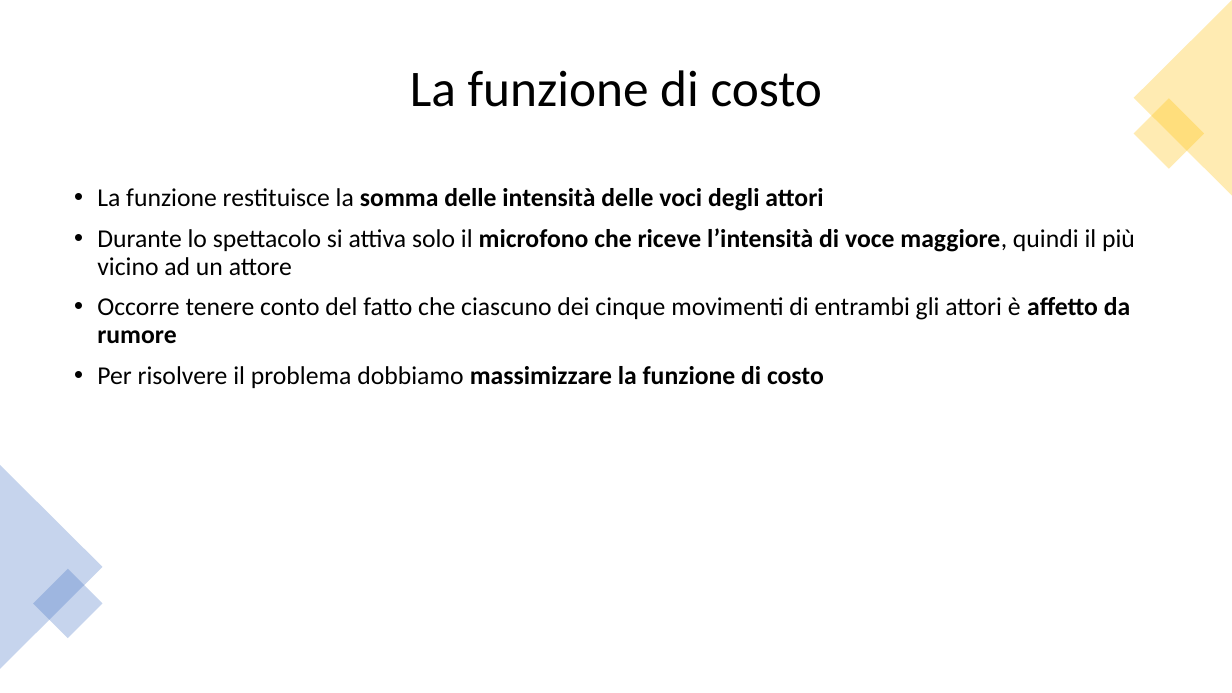
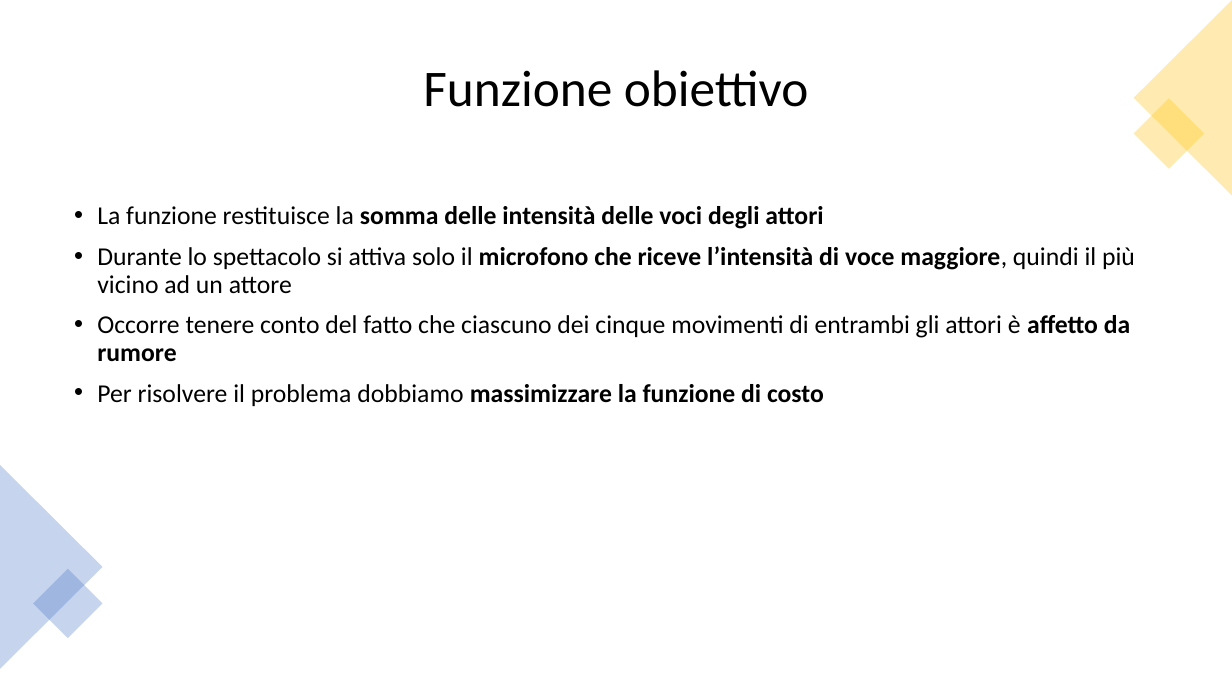
Before and after one commit to af20/mds_decision_making, a slide deck: slide 5 of R/Decision Making slides.pptx. Drawn at 1232x693 pixels with LibreOffice and Linux fonts; fonts in the diff are those of the drawing. Boxes give left, top, right and bottom in pixels: in the first picture for what was removed or moved away, otherwise in the second. Text is boxed around its words. In the diff, an @@ line names an element or a change of style, - is before the commit and + after.

Commit message:
In teoria manca solo FDSA

```diff
--- a/R/Decision Making slides.pptx
+++ b/R/Decision Making slides.pptx
@@ title at <box>423,70,809,107</box>: text changed @@
-La funzione di costo
+Funzione obiettivo
@@ text "La funzione restituisce la somma ...": place and size @@
-text "La funzione restituisce la somma ..." at <box>97,188,1135,388</box>
+text "La funzione restituisce la somma ..." at <box>97,206,1135,406</box>
```
Also in this commit, not shown: 8 other slides changed.
